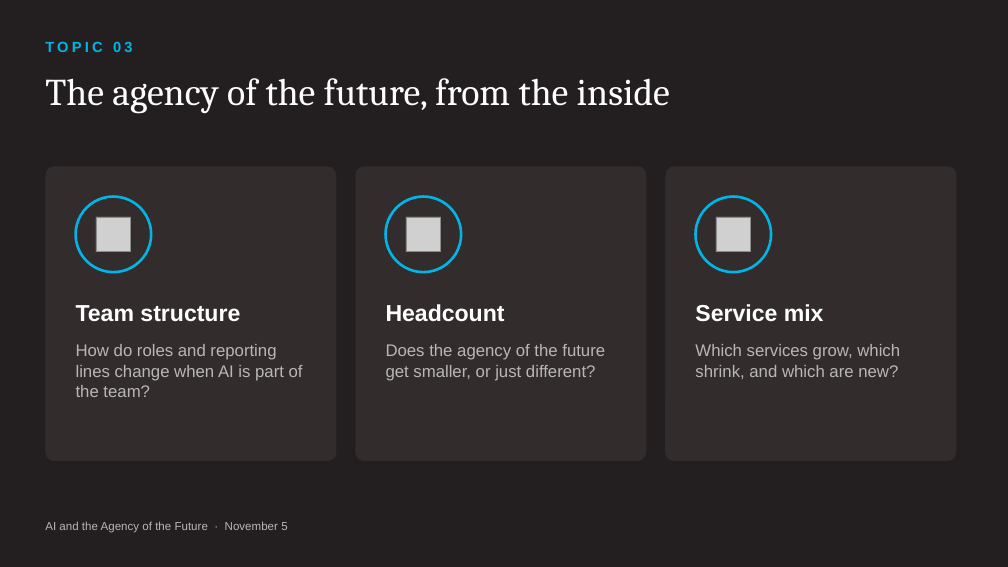
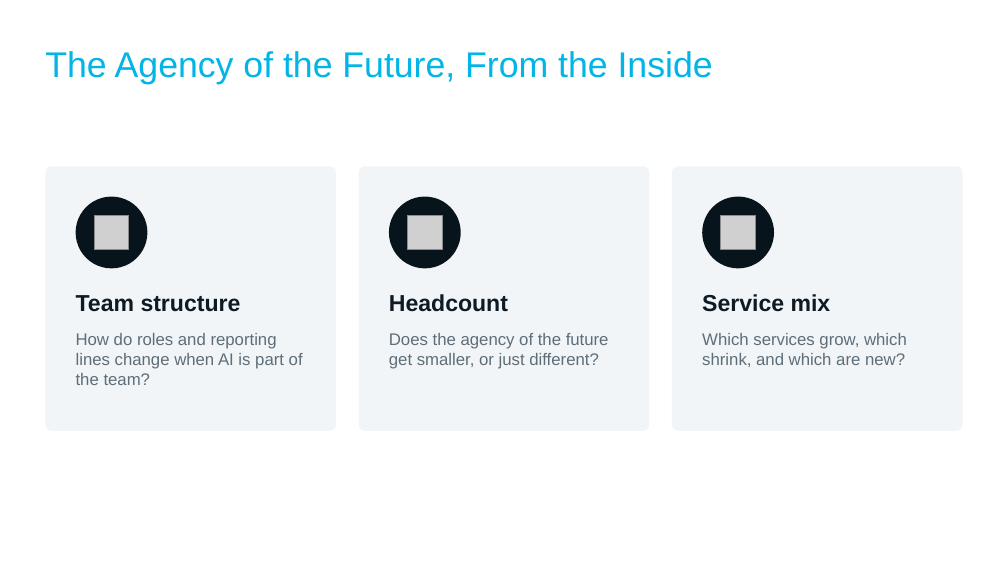
Before and after one commit to ynnahilary/hennessey, a slide deck: slide 10 of webinars/2026-11-05/november_webinar_deck.pptx. Drawn at 1008x567 pixels with LibreOffice and Linux fonts; fonts in the diff are those of the drawing; grey boxes stand for pictures; background and template pictures are left out. Boxes give left, top, right and bottom in pixels: in the first picture for what was removed or moved away, otherwise in the second. Text is boxed around its words. In the diff, an @@ line names an element or a change of style, - is before the commit and + after.

```diff
--- a/webinars/2026-11-05/november_webinar_deck.pptx
+++ b/webinars/2026-11-05/november_webinar_deck.pptx
@@ background #231E1F to picture (left out) @@
@@ title at bbox=[45, 51, 713, 84]: text changed; size 36 to 34 pt; font Cambria to Arial; text colour #FFFFFF to #02B5E6 @@
-The agency of the future, from the inside
+The Agency of the Future, From the Inside
@@ text removed at bbox=[45, 41, 132, 52] @@
-TOPIC 03
@@ rounded rectangle: place and size @@
-rounded rectangle at bbox=[45, 166, 337, 461]
+rounded rectangle at bbox=[45, 166, 336, 431]
@@ rounded rectangle: place and size @@
-rounded rectangle at bbox=[355, 166, 647, 461]
+rounded rectangle at bbox=[358, 166, 649, 431]
@@ fill #322C2D to #F2F5F7; proportions changed in 3 elements at bbox=[45, 166, 336, 431], bbox=[358, 166, 649, 431], bbox=[672, 166, 963, 431] @@
@@ rounded rectangle: place and size @@
-rounded rectangle at bbox=[665, 166, 957, 461]
+rounded rectangle at bbox=[672, 166, 963, 431]
@@ ellipse: place and size @@
-ellipse at bbox=[76, 197, 151, 272]
+ellipse at bbox=[76, 197, 147, 268]
@@ ellipse: place and size @@
-ellipse at bbox=[386, 197, 461, 272]
+ellipse at bbox=[389, 197, 461, 268]
@@ fill #322C2D to #08141C; outline #02B5E6 2.5 pt to none in 3 elements at bbox=[389, 197, 461, 268], bbox=[76, 197, 147, 268], bbox=[702, 197, 774, 268] @@
@@ ellipse: place and size @@
-ellipse at bbox=[696, 197, 771, 272]
+ellipse at bbox=[702, 197, 774, 268]
@@ picture: place and size @@
-picture at bbox=[716, 217, 751, 252]
+picture at bbox=[721, 216, 756, 250]
@@ text "Team structure": place and size @@
-text "Team structure" at bbox=[76, 305, 240, 322]
+text "Team structure" at bbox=[76, 295, 241, 312]
@@ text "Headcount": place and size @@
-text "Headcount" at bbox=[386, 304, 505, 322]
+text "Headcount" at bbox=[389, 294, 508, 312]
@@ text colour #FFFFFF to #0E1A24 in 3 elements at bbox=[389, 294, 508, 312], bbox=[76, 295, 241, 312], bbox=[702, 294, 831, 312] @@
@@ text "Service mix": place and size @@
-text "Service mix" at bbox=[695, 304, 824, 322]
+text "Service mix" at bbox=[702, 294, 831, 312]
@@ text "How do roles and reporting ...": place and size @@
-text "How do roles and reporting ..." at bbox=[76, 344, 303, 397]
+text "How do roles and reporting ..." at bbox=[76, 333, 303, 385]
@@ text "Does the agency of the ...": place and size @@
-text "Does the agency of the ..." at bbox=[386, 344, 605, 381]
+text "Does the agency of the ..." at bbox=[389, 333, 609, 369]
@@ text colour #B9B6B7 to #5E6E79 in 3 elements at bbox=[389, 333, 609, 369], bbox=[76, 333, 303, 385], bbox=[702, 333, 907, 367] @@
@@ text "Which services grow, which shrink, ...": place and size @@
-text "Which services grow, which shrink, ..." at bbox=[695, 344, 900, 379]
+text "Which services grow, which shrink, ..." at bbox=[702, 333, 907, 367]
@@ text removed at bbox=[45, 521, 287, 533] @@
-AI and the Agency of the Future · November 5
```
Also in this commit, not shown: 13 other slides changed, 4 other files.
